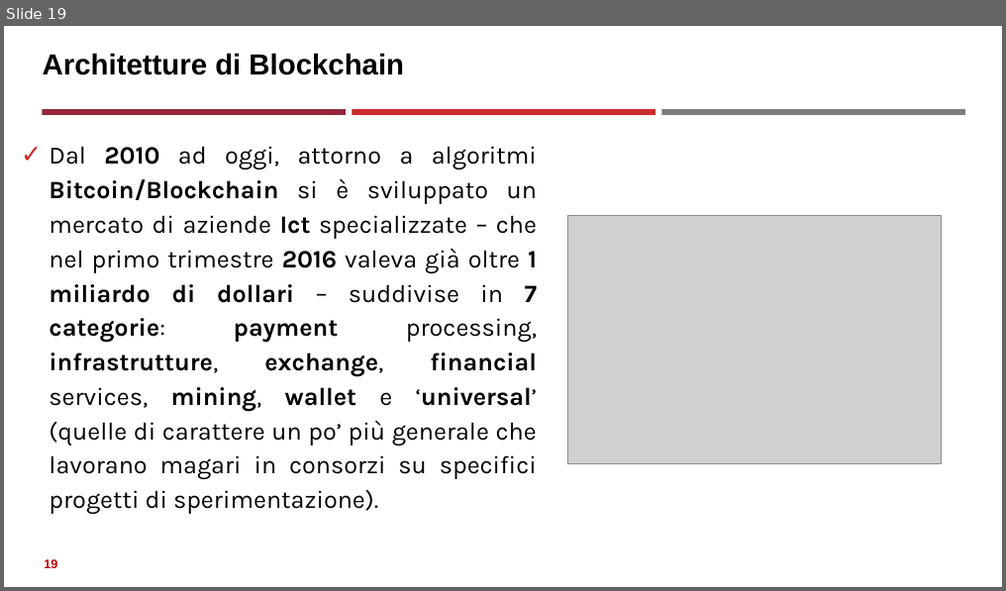
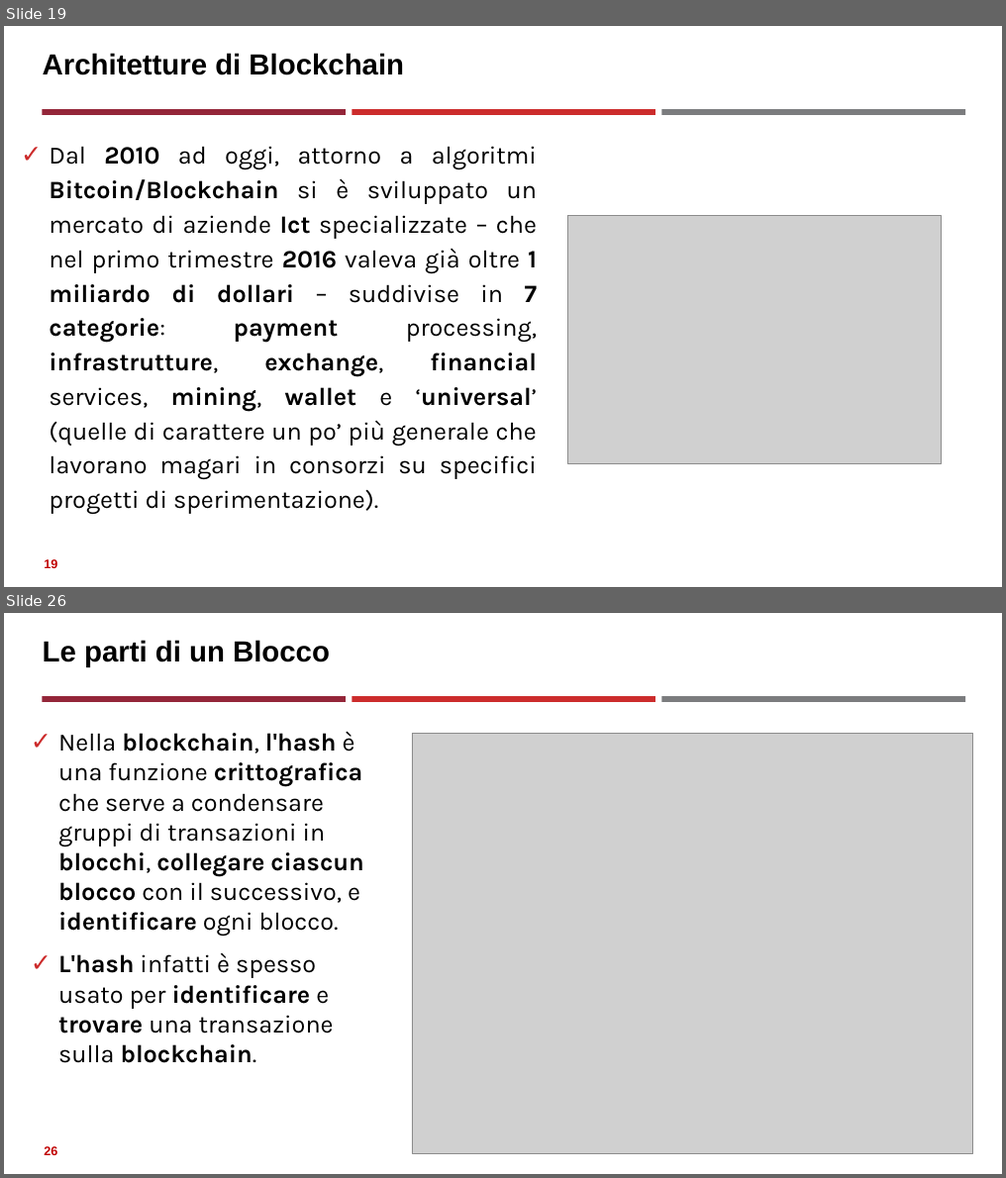
Before and after one commit to neural1977/data_science_interview_material, a slide deck: Assicurazioni/Distributed Ledger Technology_ita.pptx. Shown one above the other, each under a label of ours: slide 19 before the commit, slides 19 and 26 after it; the slides between them are not shown. The pictures are 1006x591 and 1006x1178 pixels, drawn with LibreOffice and Linux fonts; fonts in the diff are those of the drawing; grey boxes stand for pictures. Boxes give left, top, right and bottom in pixels: in the first picture for what was removed or moved away, otherwise in the second. Text is boxed around its words. In the diff, an @@ line names an element or a change of style, - is before the commit and + after.

```diff
--- a/Assicurazioni/Distributed Ledger Technology_ita.pptx
+++ b/Assicurazioni/Distributed Ledger Technology_ita.pptx
@@ slide 26 added at box(4, 613, 1002, 1174), background #FFFFFF; not listed: 3 template elements that a slide beside it also shows @@
@@ title added at box(43, 640, 330, 667), 28 pt, text #000000, bold @@
+Le parti di un Blocco
@@ text added at box(58, 731, 363, 1063), 24 pt, text #000000 @@
+✓ Nella blockchain, l'hash è una funzione crittografica che serve a condensare gruppi di transazioni in blocchi, collegare ciascun blocco con il successivo, e identificare ogni blocco.
+✓ L'hash infatti è spesso usato per identificare e trovare una transazione sulla blockchain.
@@ picture added at box(412, 733, 973, 1155) @@
@@ page number added at box(44, 1147, 57, 1156), 12 pt, text #C00000, bold @@
+26
```
Also in this commit, not shown: 2 slides changed, 6 other slides added, 1 other file.
